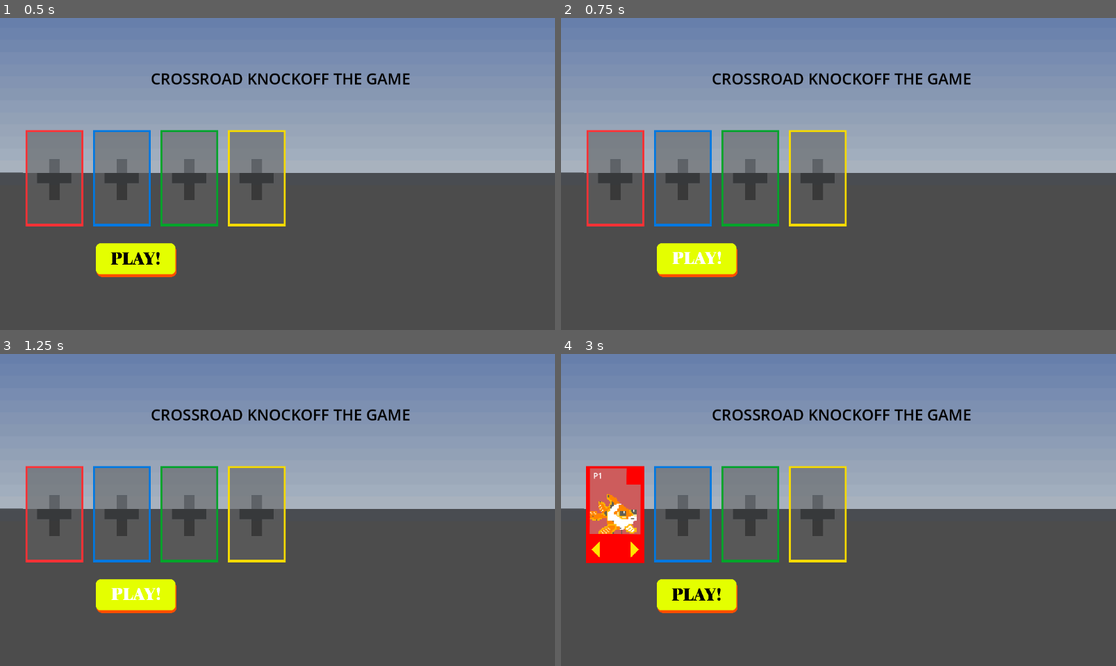
Above: before the commit, frames 1-4 (two rows, left to right).
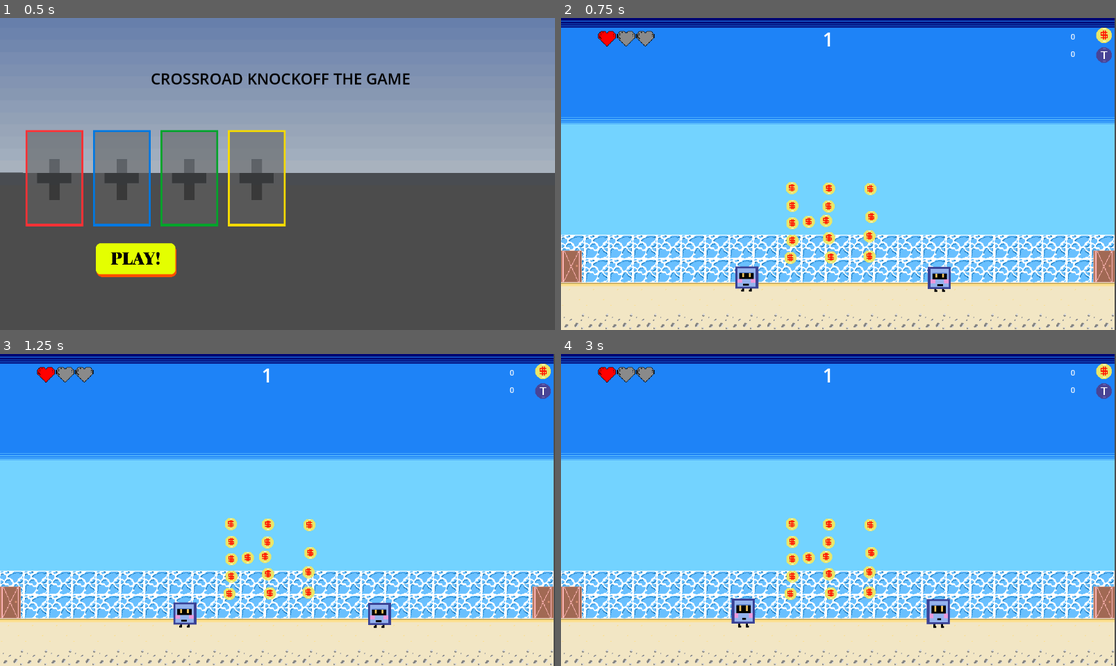
Above: after the commit, the same moments.

Repository: Valertina331/Party-Paidui-Fiesta
Game: Godot game, scene res://scenes/main_menu.tscn
Two runs of this game, one before a commit and one after it. Both use one fixed random seed, a clock stepped at 60 frames per second and the inputs below. A sky picture missing from this copy of the repository is replaced by a grey-blue gradient.
Inputs (mouse positions are in pixels of both pictures, inside the frame that each line leads up to):
- Up to frame 1 (0.5 s): no input
- Up to frame 2 (0.75 s): click (699, 258) at 0.5 s
- Up to frame 3 (1.25 s): no input
- Up to frame 4 (3 s): click (699, 594) at 1.27 s; hold Right (move_right) 2.03-2.75 s; tap Space (jump) at 2.27 s; click (633, 550) at 2.77 s

Frame 1 is identical in both runs. In frame 2, 100% of the frame differs, in the area x 0-100%, y 0-100%; in frame 3, 100%; in frame 4, 100%.
Error after the commit: Out of bounds get index '-4' (on base: 'Array[Control]') (res://scripts/game(dev_area)

Commit message:
Revert "Javids branch"

Diff:
--- a/CrossyRoadCastle/javidtowerlevels/1.tscn
+++ b/CrossyRoadCastle/javidtowerlevels/1.tscn
@@ -242,9 +242,10 @@
 
 [node name="LoadNextTimer" type="Timer" parent="."]
 
-[node name="Enemies" type="Node2D" parent="."]
-
-[node name="FloorEnemy" parent="Enemies" instance=ExtResource("8_03tlb")]
-position = Vector2(852, 507)
+[node name="FloorEnemy" parent="." instance=ExtResource("8_eb5u4")]
+position = Vector2(383, 524)
+
+[node name="FloorEnemy2" parent="." instance=ExtResource("8_eb5u4")]
+position = Vector2(789, 525)
 
 [connection signal="timeout" from="LoadNextTimer" to="." method="_on_load_next_timer_timeout"]
--- a/CrossyRoadCastle/javidtowerlevels/2.tscn
+++ b/CrossyRoadCastle/javidtowerlevels/2.tscn
@@ -214,12 +214,10 @@
 
 [node name="LoadNextTimer" type="Timer" parent="."]
 
-[node name="Enemies" type="Node2D" parent="."]
-
-[node name="FlyingEnemy" parent="Enemies" instance=ExtResource("8_nivpc")]
-position = Vector2(396, 514)
-
-[node name="FlyingEnemy2" parent="Enemies" instance=ExtResource("8_nivpc")]
-position = Vector2(759, 304)
+[node name="FlyingEnemy" parent="." instance=ExtResource("8_cq104")]
+position = Vector2(346, 498)
+
+[node name="FlyingEnemy2" parent="." instance=ExtResource("8_cq104")]
+position = Vector2(864, 497)
 
 [connection signal="timeout" from="LoadNextTimer" to="." method="_on_load_next_timer_timeout"]
--- a/CrossyRoadCastle/scenes/player_select.tscn
+++ b/CrossyRoadCastle/scenes/player_select.tscn
@@ -1,11 +1,11 @@
 [gd_scene load_steps=8 format=3 uid="uid://8waqhfans6l3"]
 
+[ext_resource type="Texture2D" uid="uid://bjw36onecxabd" path="res://assets/textures/Player1MainMenu.png" id="1_dn60y"]
 [ext_resource type="Script" path="res://scripts/player_select_main_menu.gd" id="1_xe2x1"]
 [ext_resource type="Texture2D" uid="uid://bsf8i5d7t3kkc" path="res://assets/textures/PlayerLabelBoxInt.png" id="2_ekuw7"]
 [ext_resource type="Texture2D" uid="uid://oinnf2rp10mg" path="res://assets/CharacterSheets/Pixelcharactersheet.png" id="2_i8q1b"]
 [ext_resource type="Texture2D" uid="uid://b6e56748bbwrq" path="res://assets/textures/Select.PNG" id="3_h053d"]
 [ext_resource type="Texture2D" uid="uid://b6m3ukqjk7ixq" path="res://assets/textures/SelectPressed.png" id="4_aspa8"]
-[ext_resource type="Texture2D" uid="uid://dyy7v3vo1gxe2" path="res://assets/textures/PlayerLabelBoxExt.png" id="4_c00n2"]
 [ext_resource type="Texture2D" uid="uid://vae2kf2l1ady" path="res://assets/textures/SelectHighlighted.png" id="5_lv0ao"]
 
 [node name="PlayerSelect" type="Control"]
@@ -42,7 +42,7 @@
 offset_top = -83.0
 offset_right = 184.0
 offset_bottom = 118.0
-texture = ExtResource("4_c00n2")
+texture = ExtResource("1_dn60y")
 expand_mode = 1
 
 [node name="PlayerNumLabel" type="Label" parent="."]
--- a/CrossyRoadCastle/scripts/game(dev_area).gd
+++ b/CrossyRoadCastle/scripts/game(dev_area).gd
@@ -38,6 +38,7 @@
 #Grabs the door from Doortoadvance and connects to its signal
 func _ready():
 	_getplayers()
+	Global.add_to_floor_climbed(1)
 	var next_level_door = $DoorToAdvance/Door
 	next_level_door.connect("levelpassed", Callable(self, "_on_level_passed"))
 
@@ -51,11 +52,10 @@
 	#All dead triggered by update/process, remove heart is not flipped by anything else other than this call so it wont repeat
 	if alldead == true and levelpass == false:
 		Global.change_health(-1)
-		get_tree().reload_current_scene()
+		_getplayers()
+		alldead = false
 
-
-	if alldead == true && levelpass == true:
-		Global.add_to_floor_climbed(1)
+	if alldead == true and levelpass == true:
 		get_tree().change_scene_to_file(tower_to_call+str(Global.get_levels_climbed()+1)+typePrefix)
 
 
--- a/CrossyRoadCastle/scripts/main_menu.gd
+++ b/CrossyRoadCastle/scripts/main_menu.gd
@@ -22,10 +22,6 @@
 	_multiplayer_setup()
 	get_unjoined_devices()
 
-
-
-
-
 #Start button logic, can create safegaurd for everyone to say ready first
 func _on_play_button_pressed():
 	get_tree().change_scene_to_file("res://javidtowerlevels/1.tscn")
@@ -38,9 +34,8 @@
 			if !devicesin.has(i):
 				devicesin.append(i)
 				playerjoin(i)
-		#Just for testing delete later
-		if MultiplayerInput.is_action_just_pressed(i, "start"):
-			_on_play_button_pressed()
+
+
 
 #This is saying hey, if the player size isnt 4, create a player, add it to the people playing, give it this value and placement and add it visually to the screen
 func playerjoin(device):
